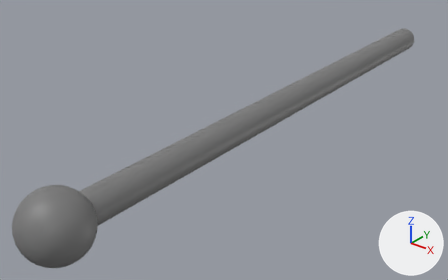
The glTF model models/front_proj/model.glb as it was, and as the next commit left it.
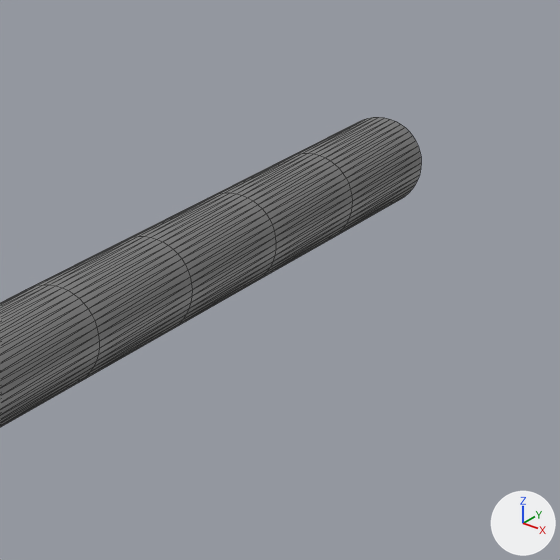
There are two pictures of each version: one whole from a 50 mm camera at (-0.893, -3.732, 2.843) aimed at (-2.134, -2.181, 1.881), one close up on the part from 70% to 100% of the width and 0% to 49% of the height. Lighting does not change. The marker at lower right points along +X, +Y and +Z. The close-ups show mesh edges as thin lines. Where no turn or scale is listed for an object, it has been applied to the vertices.

The older version as bpy lines, for what is in view:
```python
me_nurbspath = bpy.data.meshes.new('NurbsPath')
me_nurbspath.from_pydata(...)  # 576 vertices, 1056 faces; spans x -0.05..0.05, y -2.0..0.0, z -1.05..-0.95
me_nurbspath.materials.append(mat_ab)  # grey #7c7c7c
me_sphere_001 = bpy.data.meshes.new('Sphere.001')
me_sphere_001.from_pydata(...)  # a UV sphere (32 segments, 16 rings, poles along z) spanning x -0.1..0.1, y -0.1..0.1, z -0.1..0.1
me_sphere_001.materials.append(mat_ab)  # grey #7c7c7c
ob_b = bpy.data.objects.new('B', me_sphere_001)
ob_b.location = (-2.0, -3.0, 2.0)
ob_mesh = bpy.data.objects.new('mesh', me_nurbspath)
ob_mesh.location = (-2.0, -1.0, 3.0)
```
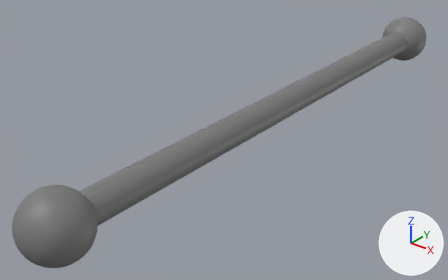
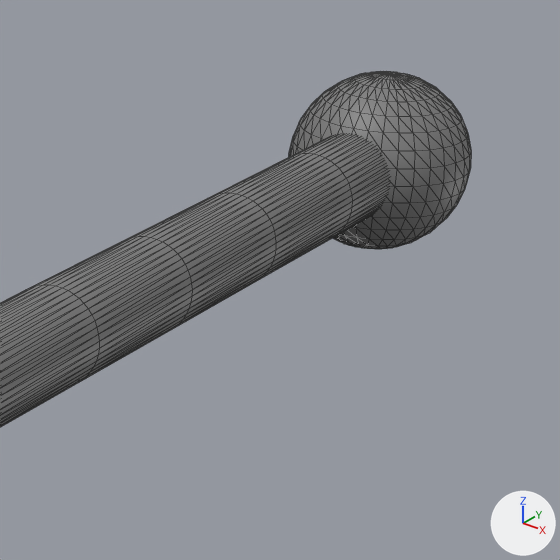
Boxes (x1, y1, x2, y2) around the edits, measured in the close-ups (560 x 560 px):
'A', added
    after: (289, 71, 471, 249)

Patch to the scene script:
```diff
--- a/models/front_proj/model.glb.py
+++ b/models/front_proj/model.glb.py
@@ ob_a @@
+ob_a = bpy.data.objects.new('A', me_sphere_001.copy())  # the mesh of ob_b
+ob_a.location = (-2.0, -1.0, 2.0)
```
